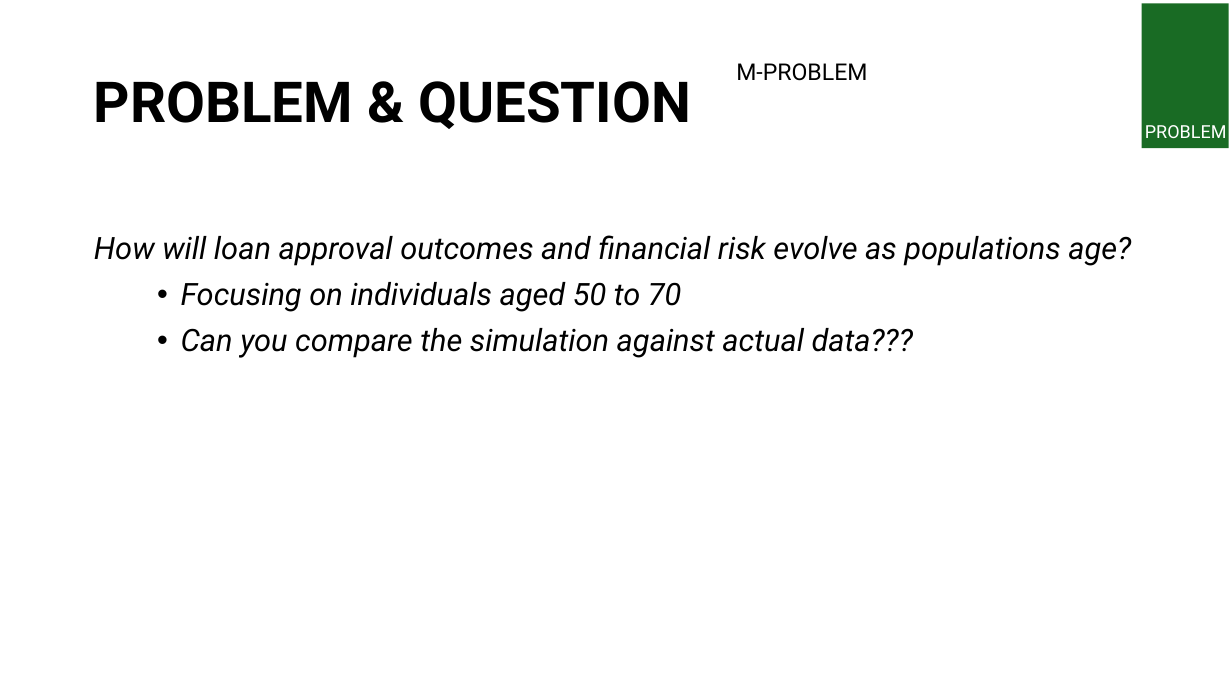
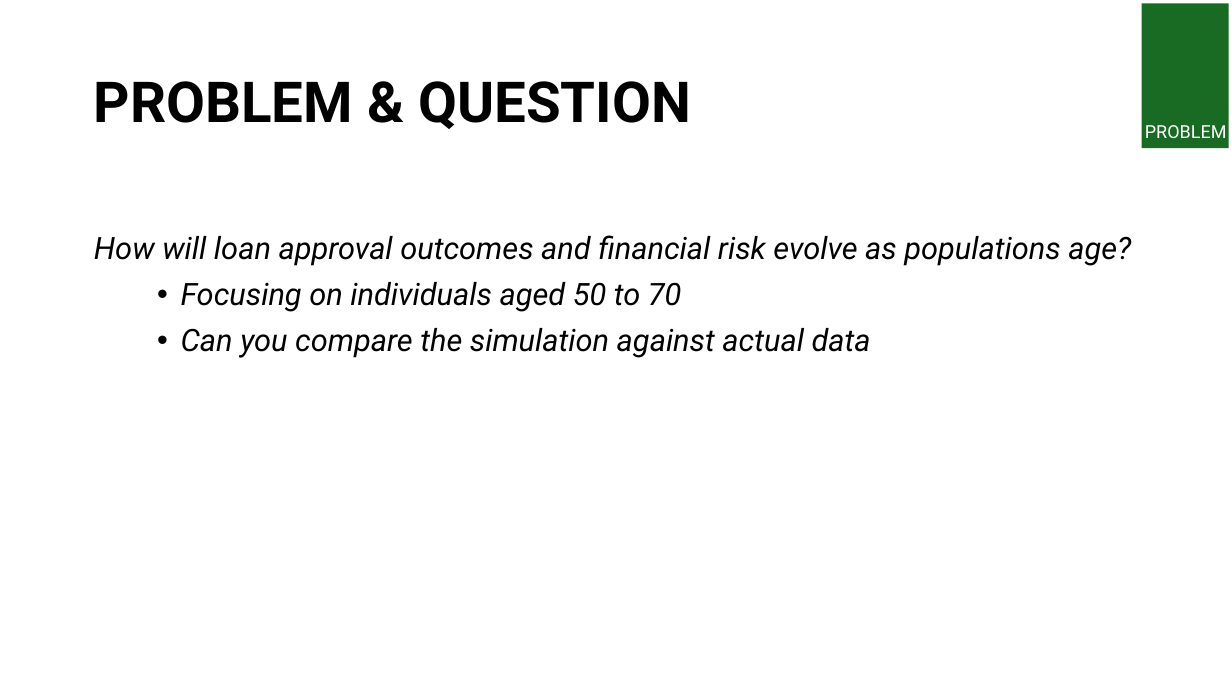
Before and after one commit to ijoshdavis/KSU-STAT-7100_MCSP, a slide deck: slide 2 of deliverables/Week 8 - Presentation_JLD.pptx. Drawn at 1232x693 pixels with LibreOffice and Linux fonts; fonts in the diff are those of the drawing. Boxes give left, top, right and bottom in pixels: in the first picture for what was removed or moved away, otherwise in the second. Text is boxed around its words. In the diff, an @@ line names an element or a change of style, - is before the commit and + after.

```diff
--- a/deliverables/Week 8 - Presentation_JLD.pptx
+++ b/deliverables/Week 8 - Presentation_JLD.pptx
@@ text removed at box(736, 63, 867, 81) @@
-M-PROBLEM
@@ text at box(181, 328, 871, 358): text changed @@
-• Can you compare the simulation against actual data???
+• Can you compare the simulation against actual data
```
Also in this commit, not shown: 6 other slides changed, 10 slides added, 3 slides removed, 55 other files.
